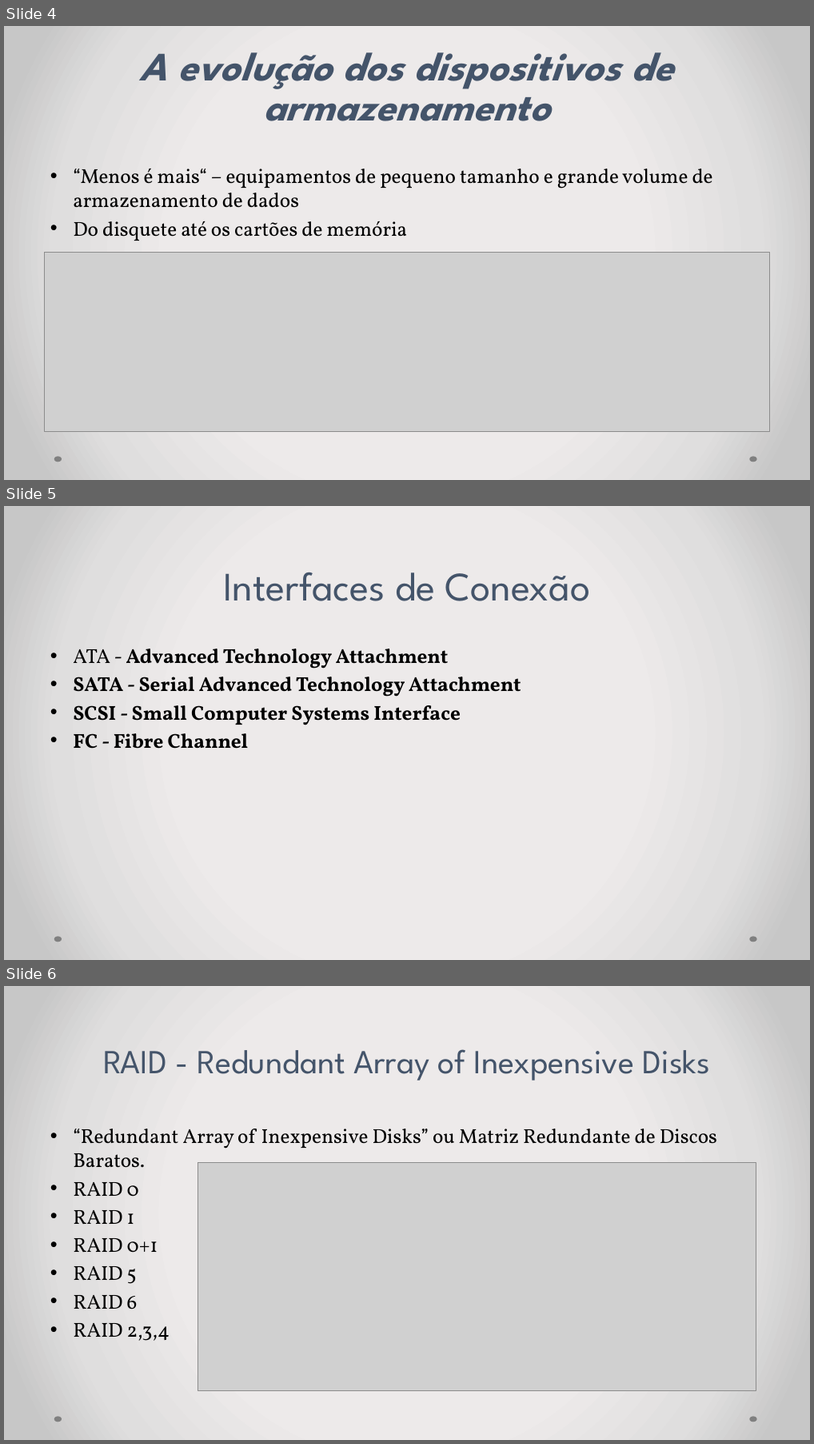
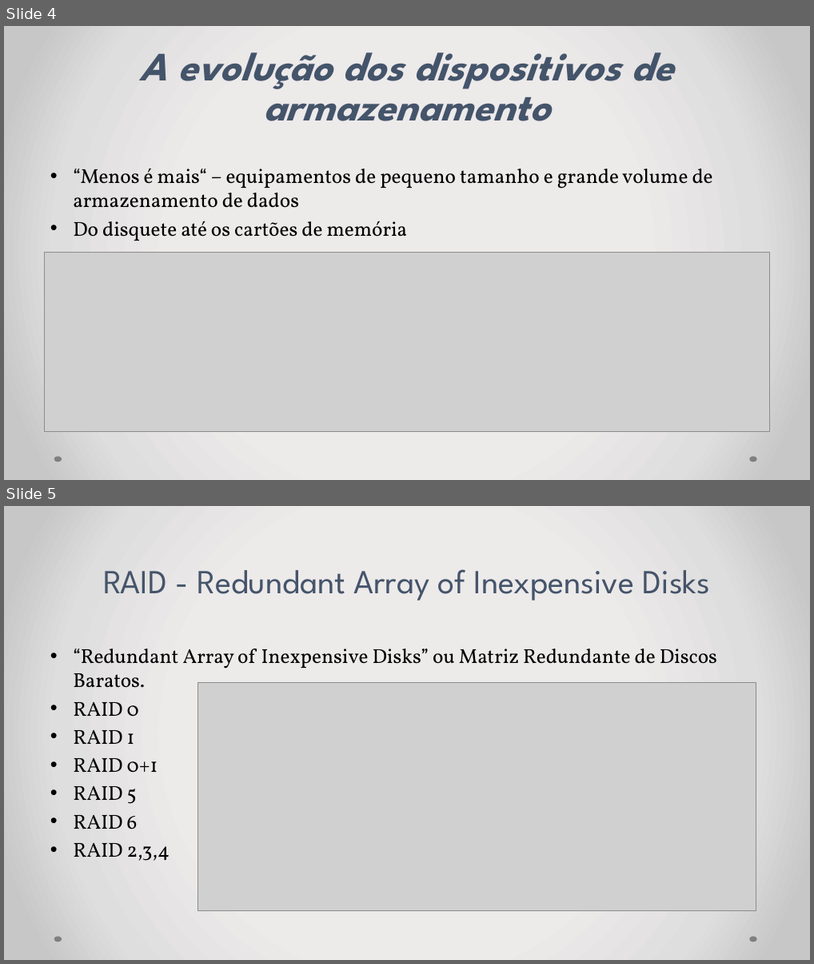
Before and after one commit to IHMHR/Arquitetura-de-Computadores, a slide deck: ApresentacaoArmazenamento.pptx. Shown one above the other, each under a label of ours: slides 4, 5 and 6 before the commit, slides 4 and 5 after it. The pictures are 814x1444 and 814x964 pixels, drawn with LibreOffice and Linux fonts; fonts in the diff are those of the drawing; grey boxes stand for pictures. Boxes give left, top, right and bottom in pixels: in the first picture for what was removed or moved away, otherwise in the second. Text is boxed around its words. In the diff, an @@ line names an element or a change of style, - is before the commit and + after.

```diff
--- a/ApresentacaoArmazenamento.pptx
+++ b/ApresentacaoArmazenamento.pptx
@@ slide 5 removed at (4, 506, 810, 960), background gradient #EDEBEB to #E0DEDE to #C9C7C7; not listed: 2 template elements that a slide beside it also shows @@
@@ title removed at (223, 572, 591, 601) @@
-Interfaces de Conexão
@@ text removed at (73, 648, 521, 748) @@
-• ATA - Advanced Technology Attachment
-• SATA - Serial Advanced Technology Attachment
-• SCSI - Small Computer Systems Interface
-• FC - Fibre Channel
@@ what was slide 6 is now slide 5 @@
```
Also in this commit, not shown: 2 slides changed, 3 slides added, 3 other slides removed, 3 other files.
